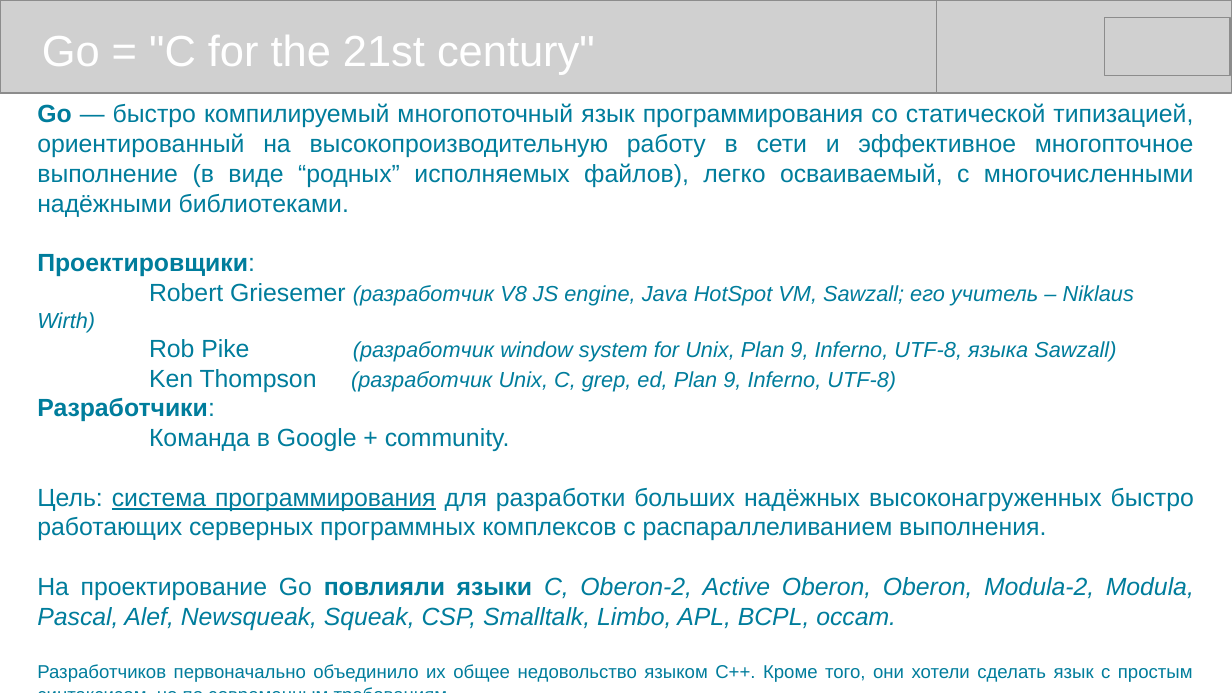
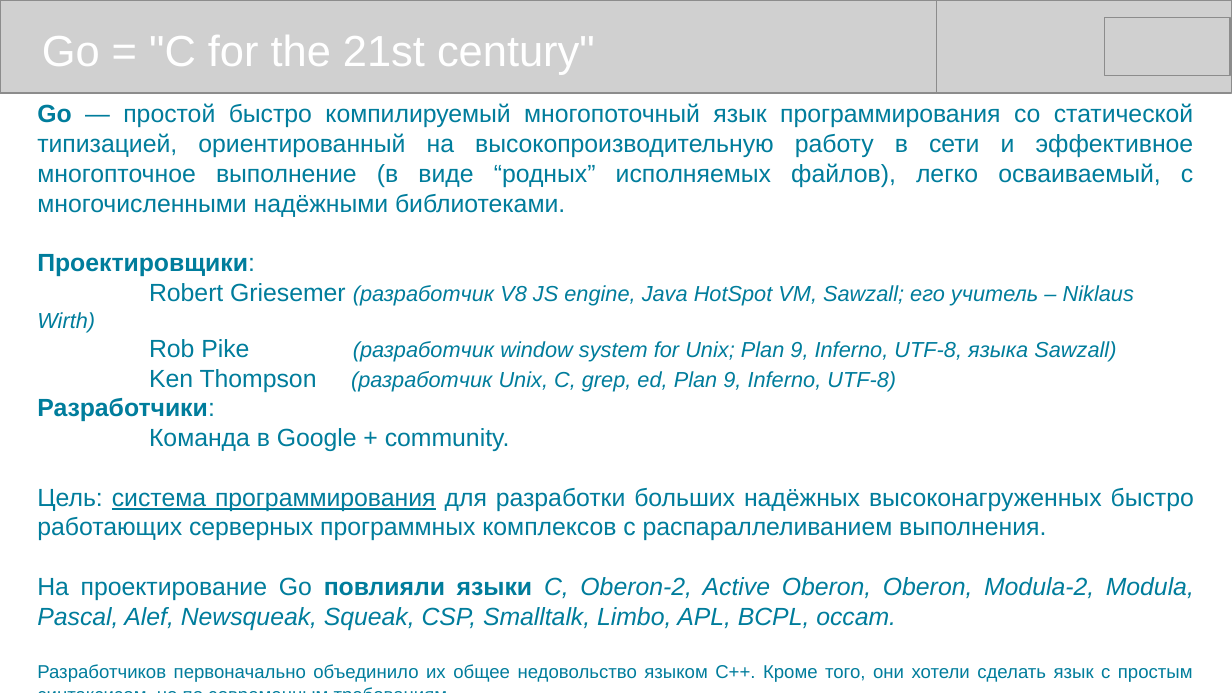
Before and after one commit to mike-shock/Go_language, a slide deck: slide 4 of Go_Intro.odp. Drawn at 1232x693 pixels with LibreOffice and Linux fonts; fonts in the diff are those of the drawing; grey boxes stand for pictures. Boxes give left, top, right and bottom in pixels: in the first picture for what was removed or moved away, otherwise in the second. Text is boxed around its words. In the diff, an @@ line names an element or a change of style, - is before the commit and + after.

```diff
--- a/Go_Intro.odp
+++ b/Go_Intro.odp
@@ text at (37,103,1194,217): text changed @@
-Go — быстро компилируемый многопоточный язык программирования со статической типизацией, ориентированный на высокопроизводительную работу в сети и эффективное многопточное выполнение (в виде “родных” исполняемых файлов), легко осваиваемый, с многочисленными надёжными библиотеками.
+Go — простой быстро компилируемый многопоточный язык программирования со статической типизацией, ориентированный на высокопроизводительную работу в сети и эффективное многопточное выполнение (в виде “родных” исполняемых файлов), легко осваиваемый, с многочисленными надёжными библиотеками.
@@ text at (149,339,1116,362): text changed @@
-Rob Pike (разработчик window system for Unix, Plan 9, Inferno, UTF-8, языка Sawzall)
+Rob Pike (разработчик window system for Unix; Plan 9, Inferno, UTF-8, языка Sawzall)
```
Also in this commit, not shown: 38 other slides changed.
